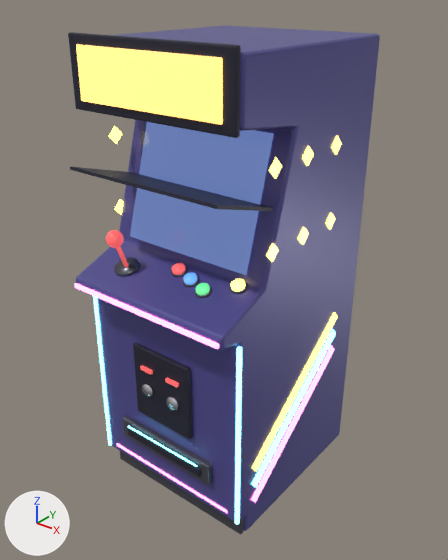
An edit to the glTF model assets/arcade_cabinet/arcade_cabinet.glb, drawn before and after from the same camera.
The view is the same before and after, from a camera (50 mm lens) standing at (1.49, -1.78, 2.11) and looking at (0.01, 0.08, 0.96). The axes (+X, +Y, +Z) are drawn at lower left. The lights are the same throughout. The older version comes first. Vertices at exactly the same position are counted once.

The first picture shows 'Bezel', 'CabinetBody', 'CartSlotFrame', 'CoinDoor', 'KickPlate', 'Marquee', 'MarqueeFrame', 'PanelTrim', 'Screen', 'SideStripe1_0', 'SideStripe1_1', 'SideStripe1_2' and 27 more.
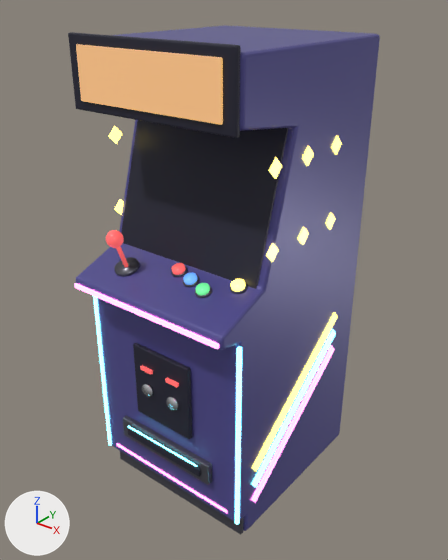
Commit message: chore: built arcade cabinet GLB [skip ci]

Boxes (x1, y1, x2, y2) around the edits, measured in the pictures (448 x 560 px):
```json
{"object": "Bezel", "change": "reshaped", "before": [70, 166, 273, 211], "after": [121, 120, 288, 289]}
{"object": "Marquee", "change": "recoloured, surface changed", "before": [76, 44, 223, 125], "after": [76, 44, 223, 125], "on screen": "darker"}
{"object": "Screen", "change": "unchanged, covered by the edit", "before": [130, 122, 274, 275]}
```

The change, as JSON lines over the scene's bpy script:
```json
{"op": "set", "path": "mat_marquee.emission_color", "old": "(1.0, 0.556, 0.111)", "new": "(0.72, 0.4, 0.08)", "note": "orange #ffc55e -> orange #ddaa50"}
{"op": "set", "path": "mat_marquee.emission_strength", "old": "1.8", "new": "1.0"}
{"block": "me_bezel", "where": "# used by ob_bezel; location = (0.0, -0.082, 1.391)"}
{"op": "remove", "block": "me_bezel", "code": "me_bezel.from_pydata(...)  # 8 vertices, 12 faces; spans x -0.35..0.35, y -0.3..0.3, z -0.094..0.094"}
{"op": "add", "block": "me_bezel", "code": "me_bezel.from_pydata(...)  # 8 vertices, 12 faces; spans x -0.35..0.35, y -0.094..0.094, z -0.3..0.3"}
{"block": "me_bezel", "change": "me_bezel part 1"}
{"op": "set", "path": "me_bezel.vertices[0].co", "old": "(-0.35, 0.297, -0.094)", "new": "(-0.35, -0.083, -0.3)"}
{"op": "set", "path": "me_bezel.vertices[1].co", "old": "(-0.35, -0.3, 0.083)", "new": "(-0.35, -0.094, -0.297)", "note": "pixel (69, 169) -> not seen"}
{"op": "set", "path": "me_bezel.vertices[2].co", "old": "(-0.35, 0.3, -0.083)", "new": "(-0.35, 0.094, 0.297)"}
{"op": "set", "path": "me_bezel.vertices[3].co", "old": "(-0.35, -0.297, 0.094)", "new": "(-0.35, 0.083, 0.3)", "note": "pixel (70, 166) -> not seen"}
{"op": "set", "path": "me_bezel.vertices[4].co", "old": "(0.35, 0.297, -0.094)", "new": "(0.35, -0.083, -0.3)"}
{"op": "set", "path": "me_bezel.vertices[5].co", "old": "(0.35, -0.3, 0.083)", "new": "(0.35, -0.094, -0.297)", "note": "pixel (217, 209) -> not seen"}
{"op": "set", "path": "me_bezel.vertices[6].co", "old": "(0.35, 0.3, -0.083)", "new": "(0.35, 0.094, 0.297)"}
{"op": "set", "path": "me_bezel.vertices[7].co", "old": "(0.35, -0.297, 0.094)", "new": "(0.35, 0.083, 0.3)", "note": "pixel (217, 205) -> not seen"}
```
